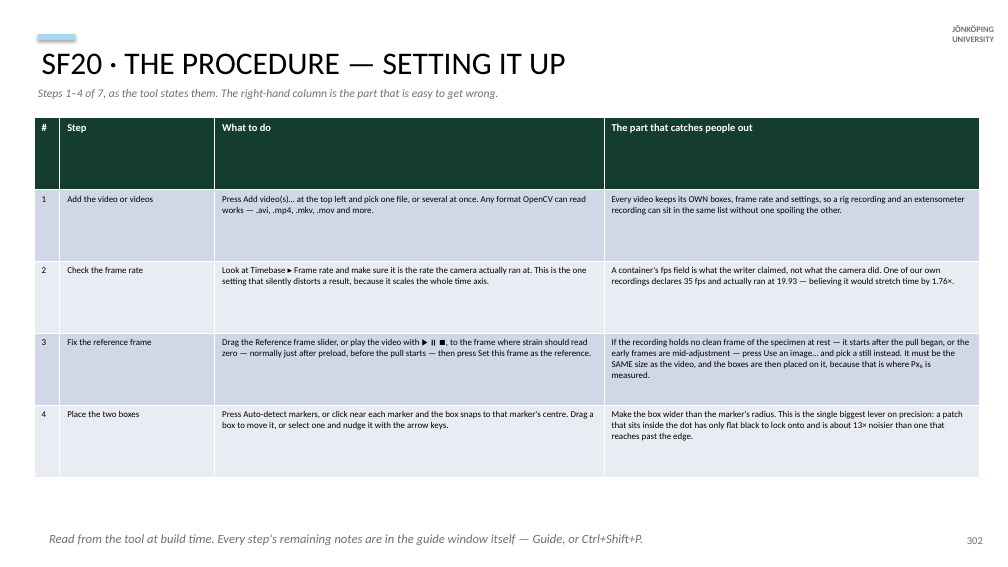
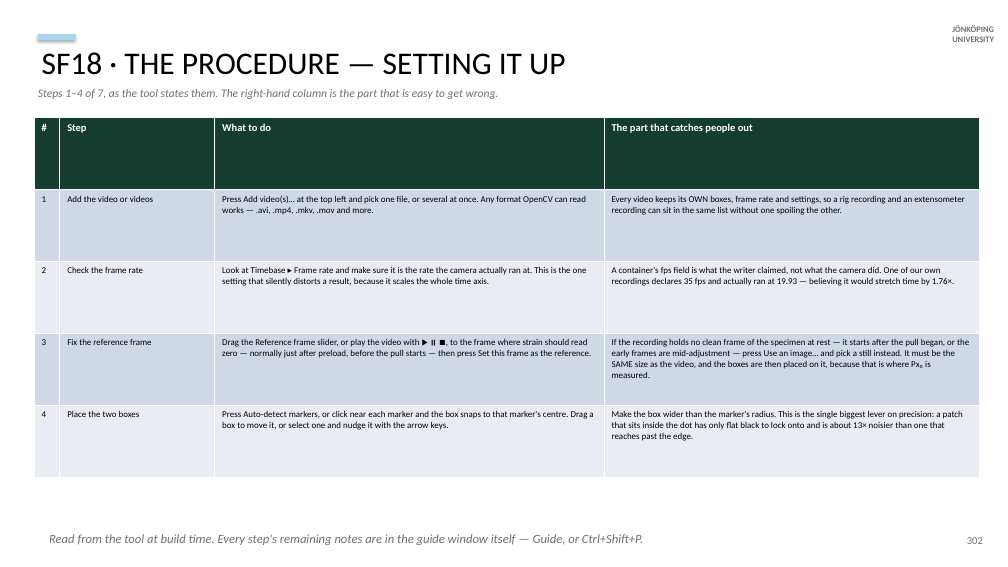
Before and after one commit to AdithyaSivakumar-3/UTM, a slide deck: slide 162 of documentation/decks/V6a_8_6_20_slides.pptx. Drawn at 1008x567 pixels with LibreOffice and Linux fonts; fonts in the diff are those of the drawing. Boxes give left, top, right and bottom in pixels: in the first picture for what was removed or moved away, otherwise in the second. Text is boxed around its words. In the diff, an @@ line names an element or a change of style, - is before the commit and + after.

```diff
--- a/documentation/decks/V6a_8_6_20_slides.pptx
+++ b/documentation/decks/V6a_8_6_20_slides.pptx
@@ text at <box>42,52,565,75</box>: text changed @@
-SF20 · THE PROCEDURE — SETTING IT UP
+SF18 · THE PROCEDURE — SETTING IT UP
```
Also in this commit, not shown: 13 other slides changed, 13 other files.
